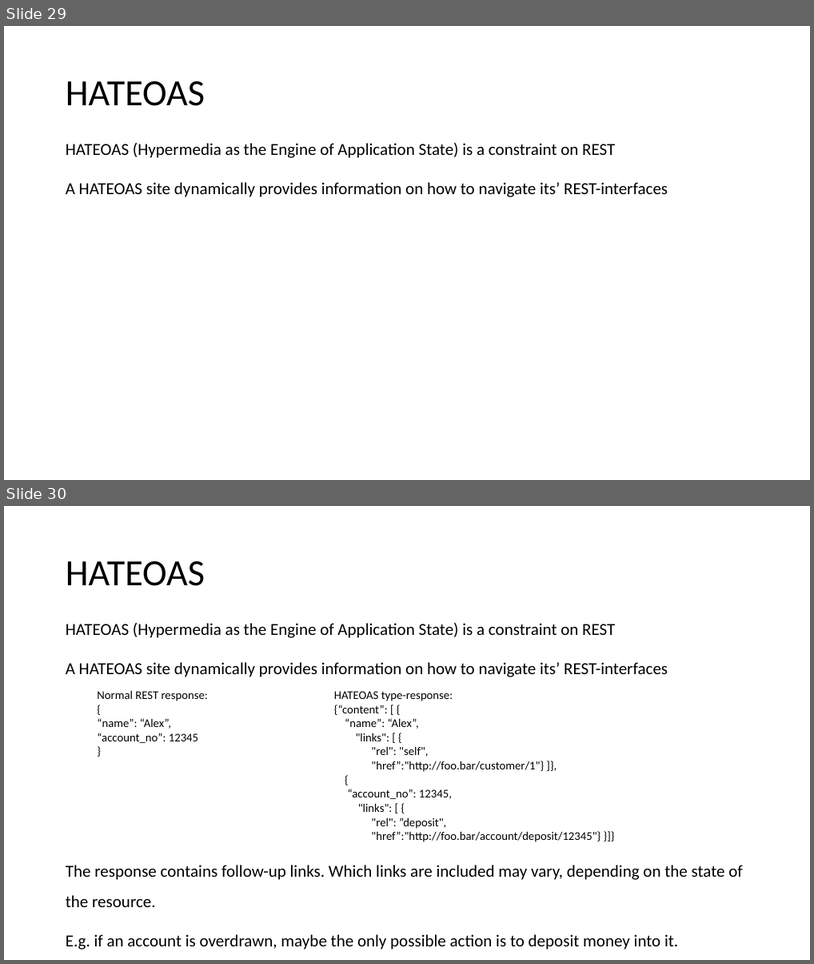
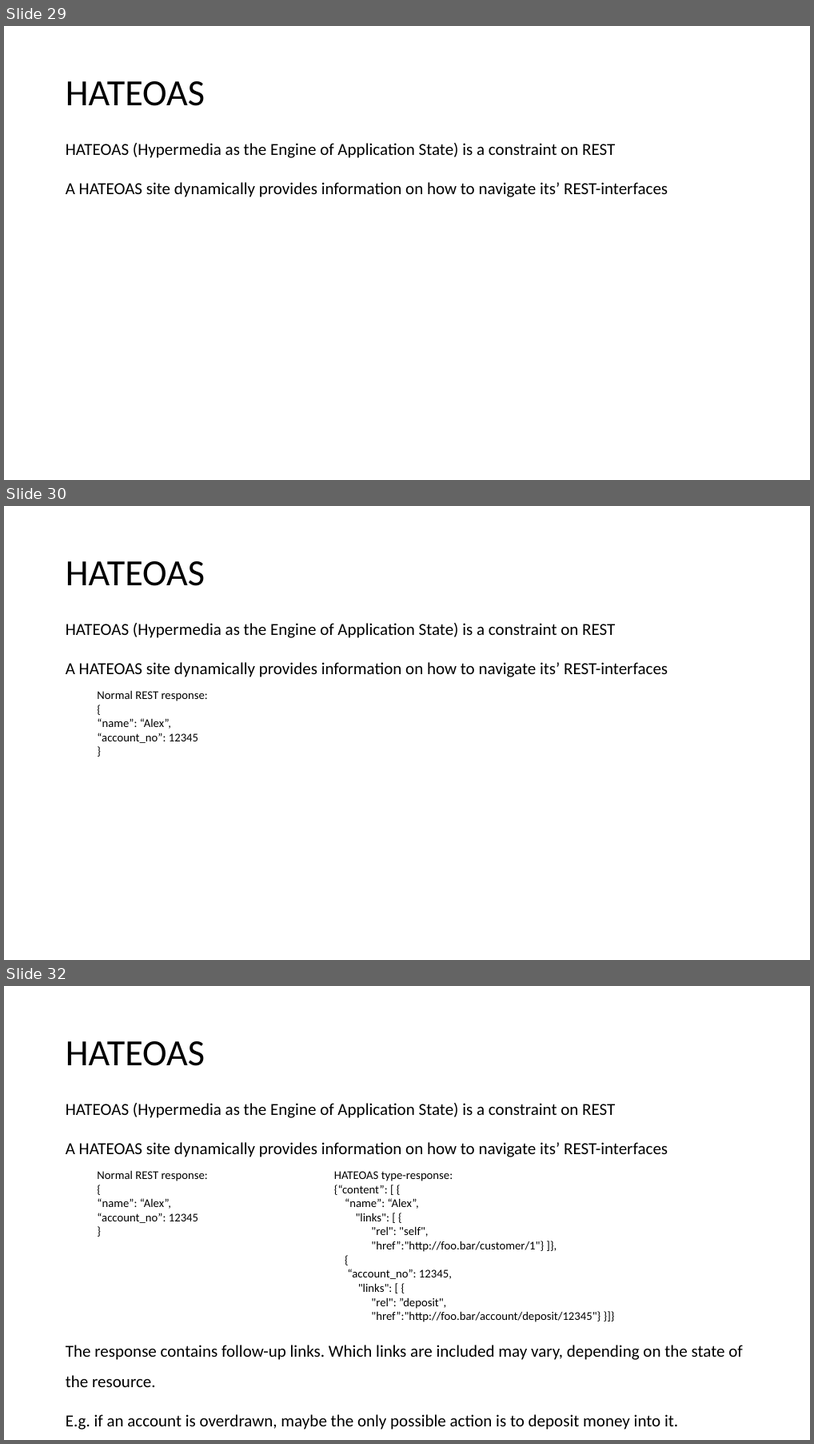
Before and after one commit to aludkiewicz/java_webapp, a slide deck: Webapp_java.pptx. Shown one above the other, each under a label of ours: slides 29 and 30 before the commit, slides 29, 30 and 32 after it; the slides between them are not shown. The pictures are 814x964 and 814x1444 pixels, drawn with LibreOffice and Linux fonts; fonts in the diff are those of the drawing. Boxes give left, top, right and bottom in pixels: in the first picture for what was removed or moved away, otherwise in the second. Text is boxed around its words. In the diff, an @@ line names an element or a change of style, - is before the commit and + after.

```diff
--- a/Webapp_java.pptx
+++ b/Webapp_java.pptx
@@ slide 30 added at box(4, 506, 810, 960), background #FFFFFF @@
@@ title added at box(66, 561, 205, 586), 44 pt, text #000000 @@
+HATEOAS
@@ text added at box(66, 623, 668, 677), 20 pt, text #000000 @@
+HATEOAS (Hypermedia as the Engine of Application State) is a constraint on REST
+A HATEOAS site dynamically provides information on how to navigate its’ REST-interfaces
@@ text added at box(97, 690, 208, 743), 14 pt, text #000000 @@
+Normal REST response:
+{
+“name”: “Alex”,
+“account_no”: 12345
+}
@@ what was slide 30 is now slide 32 @@
```
Also in this commit, not shown: 2 slides changed.
